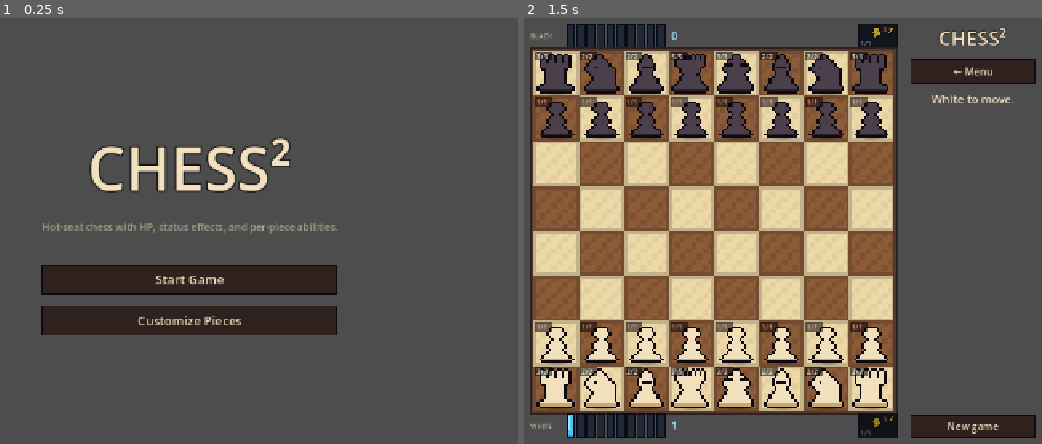
Above: before the commit, frames 1-2 (left to right).
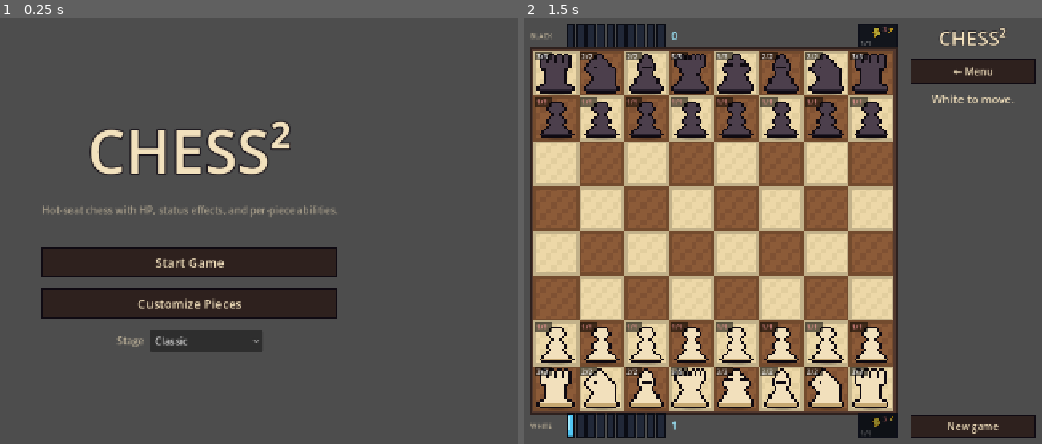
Above: after the commit, the same moments.

Repository: TimChen999/Chess-2
Game: Godot game, scene res://scenes/Main.tscn
The game is run twice, just before and just after one commit, with the same random seed, the same clock (stepped at 60 frames per second) and the same inputs.
Inputs:
- Up to frame 1 (0.25 s): no input
- Up to frame 2 (1.5 s): click "Start Game" at 0.5 s; click "3/3" at 1.25 s

The runs differ from the first frame. In frame 1, 13% of the frame differs, in the area x 7-66%, y 24-79%; in frame 2, nothing differs.

Commit message:
Add Moon stage with symmetric procedural debris hazards
Selectable from the main menu. Debris pairs spawn on ranks 2-5
(back two rows on each side stay clear), telegraph 2-3 turn-pairs
ahead, and resolve as a single damage tick at end of pair so both
colors face identical threat geometry regardless of move order.
Threat is folded into next_turn_damage_budget so checkmate /
legal-move filtering picks up debris automatically.

Co-Authored-By: Claude Opus 4.7 (1M context) <noreply@anthropic.com>

Diff:
--- a/godot/engine/Rules.gd
+++ b/godot/engine/Rules.gd
@@ -45,6 +45,16 @@
 	Vector2i(0, 1), Vector2i(0, -1),
 ]
 
+## Moon stage: which ranks debris is allowed to spawn on. Ranks 2-3 are
+## white's half; we mirror to ranks 4-5 (= 7 - rank) for black's half.
+## Back two rows on each side (ranks 0-1 and 6-7) are off-limits so the
+## piece-start zones stay clear.
+const DEBRIS_SPAWN_RANKS_WHITE_HALF: Array[int] = [2, 3]
+## Telegraph window — debris is announced this many pairs in advance, then
+## lands at the end of the chosen pair. randi_range(min, max) inclusive.
+const DEBRIS_TELEGRAPH_MIN := 2
+const DEBRIS_TELEGRAPH_MAX := 3
+
 # ---------------------------------------------------------------------------
 # COORDINATE HELPERS
 # Square indexing: sq = rank * 8 + file. Rank 0 = white's back rank, rank 7
@@ -124,6 +134,12 @@
 	## energy at game start; Black gets theirs after White's first move
 	## flips the side (which runs the turn-start tick — see apply_move).
 	s.energy = [1, 0]
+
+	## Per-game RNG for stage hazards. Randomized once at new_game so each
+	## new match has its own debris sequence; clone_state deep-copies so
+	## legal-move-filter simulations don't mutate the real sequence.
+	s.rng = RandomNumberGenerator.new()
+	s.rng.randomize()
 
 	return s
 
@@ -502,10 +518,13 @@
 	## Flip side.
 	next.side = opposite(state.side)
 
-	## TURN-START TICK on new side. Order: cannons → effects → recharge → energy.
-	## Energy ticks last so the freshly-gained drop is visible in the same
-	## turn the player can spend it.
+	## TURN-START TICK on new side. Order: cannons → stage hazards → effects
+	## → recharge → energy. Stage hazards run BEFORE status effects so a
+	## debris-killed piece doesn't also tick burn/freeze on a corpse. Energy
+	## ticks last so the freshly-gained drop is visible in the same turn the
+	## player can spend it.
 	_resolve_pending_cannons(next, events)
+	_tick_stage_hazards(next, events)
 	_tick_status_effects(next, events)
 	_tick_ability_recharge(next)
 	_tick_energy_gain(next)
@@ -621,6 +640,86 @@
 						"target": pa.target_squares.duplicate() })
 	state.pending_attacks = still_pending
 
+## Moon stage hazards. Runs on every turn-start tick; gates internally on
+## stage == "moon" and on side-to-move == WHITE (= end-of-pair boundary, the
+## one tick per pair where debris is allowed to fire). This makes the timing
+## fair: between any two of either color's moves, exactly ONE debris event
+## occurs, and it damages both halves of the board simultaneously (mirror).
+##
+## Two phases:
+##   (1) RESOLVE — any pending debris with triggers_on_fullmove == fullmove
+##       deals damage to whatever piece is on each target square (no push,
+##       no on-hit effect — same model as Cannon resolution).
+##   (2) SPAWN  — with config.debris_spawn_chance probability, roll a fresh
+##       hit: pick a square on white's half (ranks 2-3), mirror to black's
+##       half (rank = 7 - rank), telegraph 2-3 pairs ahead. Spawn pool
+##       skips the back two ranks on each side so opening setups stay
+##       untouched.
+static func _tick_stage_hazards(state: GameState, events: Array) -> void:
+	if state.config == null or state.config.stage != "moon": return
+	if state.side != WHITE: return                ## end-of-pair only
+	if state.rng == null:
+		state.rng = RandomNumberGenerator.new()
+		state.rng.randomize()
+
+	## (1) Resolve any debris due this fullmove.
+	var still_pending: Array[PendingDebris] = []
+	for pd: PendingDebris in state.pending_debris:
+		if pd.triggers_on_fullmove != state.fullmove:
+			still_pending.append(pd)
+			continue
+		for sq in pd.target_squares:
+			var v = state.board[sq]
+			if v == null: continue
+			if v.hp <= pd.damage:
+				events.append({ "kind": "kill", "sq": sq, "by": "debris" })
+				state.board[sq] = null
+			else:
+				v.hp -= pd.damage
+				events.append({ "kind": "damage", "sq": sq, "hp": v.hp,
+								"by": "debris" })
+		events.append({ "kind": "debrisResolved",
+						"target": pd.target_squares.duplicate() })
+	state.pending_debris = still_pending
+
+	## (2) Spawn — probabilistic. Avoid stacking multiple debris on the
+	## same square (would be visually confusing on the warning overlay)
+	## and avoid mirror-square pairs that already have a pending hit.
+	if state.rng.randf() >= state.config.debris_spawn_chance: return
+	var picked := _pick_debris_square(state)
+	if picked < 0: return
+
+	var pd := PendingDebris.new()
+	pd.damage = state.config.debris_damage
+	pd.target_squares = [picked, _mirror_square(picked)]
+	pd.triggers_on_fullmove = state.fullmove + state.rng.randi_range(
+		DEBRIS_TELEGRAPH_MIN, DEBRIS_TELEGRAPH_MAX)
+	state.pending_debris.append(pd)
+	events.append({ "kind": "debrisQueued",
+					"target": pd.target_squares.duplicate(),
+					"triggers_on": pd.triggers_on_fullmove })
+
+## Pick a random rank-2-or-3 square that doesn't already have pending debris
+## queued (on it OR its mirror). Returns -1 if every candidate is taken.
+static func _pick_debris_square(state: GameState) -> int:
+	var taken: Dictionary = {}
+	for pd: PendingDebris in state.pending_debris:
+		for s in pd.target_squares: taken[s] = true
+	var candidates: Array[int] = []
+	for r in DEBRIS_SPAWN_RANKS_WHITE_HALF:
+		for f in 8:
+			var sq := sq_of(f, r)
+			if taken.has(sq) or taken.has(_mirror_square(sq)): continue
+			candidates.append(sq)
+	if candidates.is_empty(): return -1
+	return candidates[state.rng.randi_range(0, candidates.size() - 1)]
+
+## Horizontal mirror across the rank-3.5 midline so a hit on white's half
+## hits the same file on black's half. Keeps the two halves' threat
+## geometry identical regardless of who moved first.
+static func _mirror_square(sq: int) -> int:
+	return sq_of(file_of(sq), 7 - rank_of(sq))
+
 static func _tick_status_effects(state: GameState, events: Array) -> void:
 	for i in 64:
 		var p = state.board[i]
@@ -747,6 +846,24 @@
 			if pa.triggers_on_fullmove != next_fullmove: continue
 			if pa.target_squares.has(royal_sq):
 				dmg += pa.damage
+	## Debris (Moon stage) — fires at white-turn-start = end-of-pair. From
+	## any state, the next debris fires at fullmove+1, and it lands BEFORE
+	## royal_color's next move opportunity in every case EXCEPT when royal
+	## is BLACK and state.side is WHITE (post-black-move state — that
+	## debris already fired in apply_move's tick or hasn't been queued yet
+	## for the relevant pair). Spelled out:
+	##   royal=WHITE, side=WHITE  → W-move, B-move, debris(N+1), W-next   ✓
+	##   royal=WHITE, side=BLACK  → B-move, debris(N+1), W-next           ✓
+	##   royal=BLACK, side=WHITE  → W-move, B-next                        ✗
+	##   royal=BLACK, side=BLACK  → B-move, debris(N+1), W, B-next        ✓
+	## So include unless (royal == BLACK and state.side == WHITE).
+	var royal_color := opposite(by_color)
+	if not (royal_color == BLACK and state.side == WHITE):
+		var debris_full := state.fullmove + 1
+		for pd in state.pending_debris:
+			if pd.triggers_on_fullmove != debris_full: continue
+			if pd.target_squares.has(royal_sq):
+				dmg += pd.damage
 	return dmg
 
 # =============================================================================
--- a/godot/engine/SpriteFactory.gd
+++ b/godot/engine/SpriteFactory.gd
@@ -28,6 +28,14 @@
 const TILE_DARK_A  := Color(0.55, 0.36, 0.22)
 const TILE_DARK_B  := Color(0.50, 0.32, 0.20)
 
+# --- Moon stage palette -----------------------------------------------------
+# Cool grey/violet regolith with subtle rim-light. Light tile reads as moon
+# dust under sunlight; dark tile reads as crater shadow.
+const MOON_LIGHT_A := Color(0.62, 0.62, 0.72)
+const MOON_LIGHT_B := Color(0.55, 0.55, 0.66)
+const MOON_DARK_A  := Color(0.20, 0.20, 0.28)
+const MOON_DARK_B  := Color(0.16, 0.16, 0.24)
+
 # --- UI palette ------------------------------------------------------------
 const ENERGY_FILL   := Color(0.32, 0.78, 0.96)
 const ENERGY_FILL_LIGHT := Color(0.62, 0.92, 1.00)
@@ -59,11 +67,21 @@
 	return piece_texture(piece_id, color)   # alias; size is set by TextureRect
 
 static func tile_texture(is_dark: bool) -> Texture2D:
-	var key := "tile:%d" % (1 if is_dark else 0)
+	return tile_texture_for_stage(is_dark, "classic")
+
+## Stage-aware tile texture. Classic uses warm wood; Moon uses cool grey
+## regolith. New stages can be added by extending the match below.
+static func tile_texture_for_stage(is_dark: bool, stage: String) -> Texture2D:
+	var key := "tile:%s:%d" % [stage, 1 if is_dark else 0]
 	if _cache.has(key): return _cache[key]
 	var img := _new_image(NATIVE, NATIVE)
-	if is_dark: _draw_tile(img, TILE_DARK_A,  TILE_DARK_B)
-	else:       _draw_tile(img, TILE_LIGHT_A, TILE_LIGHT_B)
+	match stage:
+		"moon":
+			if is_dark: _draw_tile(img, MOON_DARK_A,  MOON_DARK_B)
+			else:       _draw_tile(img, MOON_LIGHT_A, MOON_LIGHT_B)
+		_:
+			if is_dark: _draw_tile(img, TILE_DARK_A,  TILE_DARK_B)
+			else:       _draw_tile(img, TILE_LIGHT_A, TILE_LIGHT_B)
 	_cache[key] = ImageTexture.create_from_image(img)
 	return _cache[key]
 
--- a/godot/engine/data/GameConfig.gd
+++ b/godot/engine/data/GameConfig.gd
@@ -26,3 +26,15 @@
 ##   1 = SpecialAbilityDef.Kind.CANNON
 ##   2 = SpecialAbilityDef.Kind.LIGHTNING
 @export var enabled_ability: int = 2
+
+## Stage / arena. "classic" is the default chessboard with no environmental
+## hazards. "moon" enables procedural debris hits (Rules._tick_stage_hazards)
+## that land symmetrically on both halves at the end of each turn pair.
+##   "classic" | "moon"
+@export var stage: String = "classic"
+
+## Probability per pair-end (white turn-start tick) that a fresh debris hit
+## is rolled. Telegraph window is 2-3 pairs, sampled per spawn.
+@export var debris_spawn_chance: float = 0.55
+## Damage dealt by each debris hit to any piece on the targeted square.
+@export var debris_damage: int = 1
--- a/godot/engine/state/GameState.gd
+++ b/godot/engine/state/GameState.gd
@@ -11,6 +11,14 @@
 var halfmove: int = 0                   ## 50-move rule counter
 var fullmove: int = 1
 var pending_attacks: Array[PendingAttack] = []
+## Moon stage hazards. Empty for classic stage. Populated and resolved by
+## Rules._tick_stage_hazards (white-turn-start tick). Each entry is a pair
+## of mirrored squares scheduled to land on triggers_on_fullmove.
+var pending_debris: Array[PendingDebris] = []
+## Per-game RNG used by stage hazards. clone_state deep-copies the RNG
+## state so simulated apply_move calls (legal-move filter) don't pollute
+## the real game's hazard sequence.
+var rng: RandomNumberGenerator = null
 var special_used_this_turn: bool = false
 ## Snapshot of starting positions per color, used by Cannon's enemy-zone
 ## guard. [white_dict, black_dict], each dict: int square -> bool.
@@ -39,6 +47,12 @@
 	c.fullmove = fullmove
 	for pa in pending_attacks:
 		c.pending_attacks.append(pa.clone())
+	for pd in pending_debris:
+		c.pending_debris.append(pd.clone())
+	if rng != null:
+		c.rng = RandomNumberGenerator.new()
+		c.rng.seed = rng.seed
+		c.rng.state = rng.state
 	c.special_used_this_turn = special_used_this_turn
 	c.initial_squares_by_color = [
 		initial_squares_by_color[0].duplicate(),
--- /dev/null
+++ b/godot/engine/state/PendingDebris.gd
@@ -0,0 +1,25 @@
+## Queued debris hit for the Moon stage. Spawned in symmetric pairs (mirror
+## across the horizontal midline so White and Black halves are identical),
+## telegraphed 2-3 turn-pairs ahead, and resolved at the end of the pair the
+## warning expires on (= the start of the next White-turn-start tick at
+## triggers_on_fullmove). One damage instance per pair — both halves' debris
+## hit the same instant, so neither color gains an asymmetric advantage from
+## moving first.
+class_name PendingDebris
+extends RefCounted
+
+var damage: int = 1
+## Symmetric pair of squares. Index 0 is the white-half square (rank 2-3);
+## index 1 is its black-half mirror (rank 4-5). target_squares-style array
+## (Array[int]) so the resolution loop can stay a flat iteration.
+var target_squares: Array[int] = []
+## Fullmove number on which this hit lands. Resolution runs inside the
+## white-turn-start tick (= end of the pair) when state.fullmove matches.
+var triggers_on_fullmove: int = 0
+
+func clone() -> PendingDebris:
+    var c := PendingDebris.new()
+    c.damage = damage
+    c.target_squares = target_squares.duplicate()
+    c.triggers_on_fullmove = triggers_on_fullmove
+    return c
--- a/godot/scenes/GameScene.gd
+++ b/godot/scenes/GameScene.gd
@@ -32,6 +32,11 @@
 const CANNON_HOVER_TINT    := Color(1.00, 0.30, 0.10, 0.55)   ## plus arms on hover
 const CANNON_CENTER_TINT   := Color(1.00, 0.95, 0.30, 0.78)   ## bullseye — click here
 const CANNON_PENDING_TINT  := Color(1.00, 0.60, 0.30, 0.32)   ## already-queued cannons
+## Debris warning tint deepens (orange → red) as impact gets closer. The
+## last-pair tint is the punchiest so the eye lands on the immediate threat
+## even when the board is busy with multiple queued hits.
+const DEBRIS_WARN_FAR      := Color(0.85, 0.55, 0.20, 0.30)   ## 2+ pairs out
+const DEBRIS_WARN_NEAR     := Color(1.00, 0.30, 0.20, 0.55)   ## 1 pair out (next pair)
 
 # ---------- runtime state ----------
 var state: GameState
@@ -423,6 +428,18 @@
         for s in pa.target_squares:
             cannon_targets[s] = true
 
+    ## Debris warnings — for each pending hit, find the smallest "pairs
+    ## remaining" so a square covered by overlapping warnings shows the
+    ## most urgent (smallest) countdown. Always >= 1 here since debris
+    ## with triggers_on_fullmove == state.fullmove was already resolved
+    ## inside apply_move's tick before this render runs.
+    var debris_pairs_remaining := {}     ## sq -> int (pairs until impact)
+    for pd in state.pending_debris:
+        var pairs: int = maxi(pd.triggers_on_fullmove - state.fullmove, 1)
+        for s in pd.target_squares:
+            if not debris_pairs_remaining.has(s) or pairs < int(debris_pairs_remaining[s]):
+                debris_pairs_remaining[s] = pairs
+
     var hover_plus := {}
     if mode == "select_ability" and ability_ctx.get("kind") == SpecialAbilityDef.Kind.CANNON \
        and hover_target_sq >= 0:
@@ -445,7 +462,8 @@
         var f := sq & 7
         var r := sq >> 3
         var is_dark := (f + r) % 2 == 0
-        bg.texture = SpriteFactory.tile_texture(is_dark)
+        var stage := state.config.stage if state.config != null else "classic"
+        bg.texture = SpriteFactory.tile_texture_for_stage(is_dark, stage)
         bg.modulate = Color.WHITE
         hl.color = Color(0, 0, 0, 0)
         sprite.texture = null
@@ -456,6 +474,9 @@
 
         # Layered overlays (later overrides earlier). All overlays are
         # translucent so the tile + piece beneath stays visible.
+        if debris_pairs_remaining.has(sq):
+            var pairs: int = int(debris_pairs_remaining[sq])
+            hl.color = DEBRIS_WARN_NEAR if pairs <= 1 else DEBRIS_WARN_FAR
         if cannon_targets.has(sq):
             hl.color = CANNON_PENDING_TINT
         if (last_status.get("kind", "") == "check" or last_status.get("kind", "") == "checkmate") \
@@ -509,6 +530,15 @@
                 elif e.kind == StatusEffectDef.Kind.FREEZE:
                     fx_parts.append("❄%d" % e.turns_remaining)
             fx_lbl.text = " ".join(fx_parts)
+
+        ## Debris countdown badge — render the impact-pair count on the
+        ## targeted square so the player can plan around the timing. Sits
+        ## in the FX slot when the square is empty, otherwise prepended
+        ## ahead of any status-effect glyphs.
+        if debris_pairs_remaining.has(sq):
+            var pairs: int = int(debris_pairs_remaining[sq])
+            var glyph := "☄%d" % maxi(pairs, 1)
+            fx_lbl.text = (glyph + " " + fx_lbl.text) if fx_lbl.text != "" else glyph
 
     # --- Status text ---
     var side_name := "White" if state.side == Rules.WHITE else "Black"
@@ -1056,6 +1086,50 @@
                 tween.tween_property(fx, "modulate:a", 0.0, 0.28).set_delay(0.22)
             any = true
 
+        elif k == "debrisResolved":
+            ## Two-stage burst per impact: a streaking comet that falls in
+            ## from above the square, then an impact crater flash. Both
+            ## halves of the symmetric pair animate in parallel since they
+            ## share the same 'target' event.
+            for raw in ev.get("target", []):
+                var sq := int(raw)
+                var streak := _create_fx_label("☄", sq, Color(1.0, 0.8, 0.5))
+                floats.append(streak)
+                streak.position = _sq_to_pos(sq) + Vector2(0, -SQ_SIZE * 1.2)
+                streak.scale = Vector2(1.4, 1.4)
+                tween.tween_property(streak, "position",
+                    _sq_to_pos(sq), 0.28) \
+                    .set_trans(Tween.TRANS_QUAD).set_ease(Tween.EASE_IN)
+                tween.tween_property(streak, "modulate:a", 0.0, 0.10) \
+                    .set_delay(0.24)
+                var crater := _create_fx_label("✸", sq, Color(1.4, 0.6, 0.3))
+                floats.append(crater)
+                crater.scale = Vector2(0.2, 0.2)
+                crater.modulate.a = 0.0
+                tween.tween_property(crater, "modulate:a", 1.0, 0.05) \
+                    .set_delay(0.24)
+                tween.tween_property(crater, "scale", Vector2(2.4, 2.4), 0.32) \
+                    .set_delay(0.24) \
+                    .set_trans(Tween.TRANS_BACK).set_ease(Tween.EASE_OUT)
+                tween.tween_property(crater, "modulate:a", 0.0, 0.20) \
+                    .set_delay(0.40)
+            any = true
+
+        elif k == "debrisQueued":
+            ## Brief "incoming" pulse on the freshly telegraphed pair — a
+            ## quick scale-bounce so the player notices the new threat
+            ## without missing it among existing warnings.
+            for raw in ev.get("target", []):
+                var sq := int(raw)
+                var ping := _create_fx_label("◌", sq, Color(1.0, 0.7, 0.3))
+                floats.append(ping)
+                ping.scale = Vector2(0.4, 0.4)
+                tween.tween_property(ping, "scale", Vector2(2.0, 2.0), 0.25) \
+                    .set_trans(Tween.TRANS_QUAD).set_ease(Tween.EASE_OUT)
+                tween.tween_property(ping, "modulate:a", 0.0, 0.22) \
+                    .set_delay(0.10)
+            any = true
+
     if any:
         await tween.finished
     else:
--- a/godot/scenes/MainMenu.gd
+++ b/godot/scenes/MainMenu.gd
@@ -50,6 +50,44 @@
     btn_customize.pressed.connect(func(): open_customization.emit())
     vb.add_child(btn_customize)
 
+    ## Stage picker — Classic (no hazards) vs. Moon (procedural debris that
+    ## lands symmetrically on both halves at the end of each turn pair).
+    ## Saved into the active GameConfig so the choice persists across runs
+    ## alongside customization data.
+    vb.add_child(_make_stage_picker())
+
+func _make_stage_picker() -> Control:
+    var row := HBoxContainer.new()
+    row.alignment = BoxContainer.ALIGNMENT_CENTER
+    row.add_theme_constant_override("separation", 10)
+
+    var lbl := Label.new()
+    lbl.text = "Stage"
+    lbl.add_theme_color_override("font_color", ACCENT)
+    lbl.modulate = Color(1, 1, 1, 0.75)
+    lbl.add_theme_font_size_override("font_size", 16)
+    row.add_child(lbl)
+
+    var opt := OptionButton.new()
+    opt.add_item("Classic", 0)
+    opt.set_item_metadata(0, "classic")
+    opt.add_item("Moon (debris)", 1)
+    opt.set_item_metadata(1, "moon")
+    opt.custom_minimum_size = Vector2(180, 36)
+    var current := "classic"
+    if GameSettings.active_config != null and GameSettings.active_config.stage != "":
+        current = GameSettings.active_config.stage
+    opt.select(1 if current == "moon" else 0)
+    opt.item_selected.connect(_on_stage_selected.bind(opt))
+    row.add_child(opt)
+    return row
+
+func _on_stage_selected(idx: int, opt: OptionButton) -> void:
+    var stage := String(opt.get_item_metadata(idx))
+    if GameSettings.active_config == null: return
+    GameSettings.active_config.stage = stage
+    GameSettings.save()
+
 func _make_btn(text: String) -> Button:
     var b := Button.new()
     b.text = text
Not shown, added: godot/engine/state/PendingDebris.gd.uid
